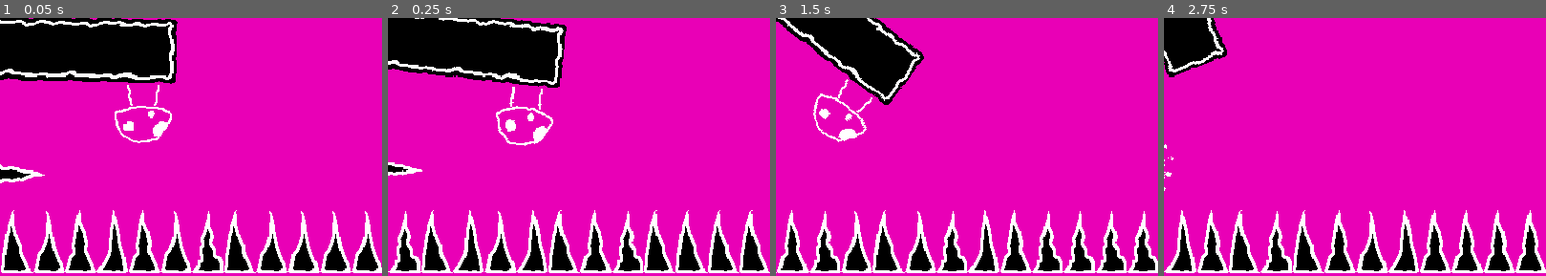
Above: before the commit, frames 1-4 (left to right).
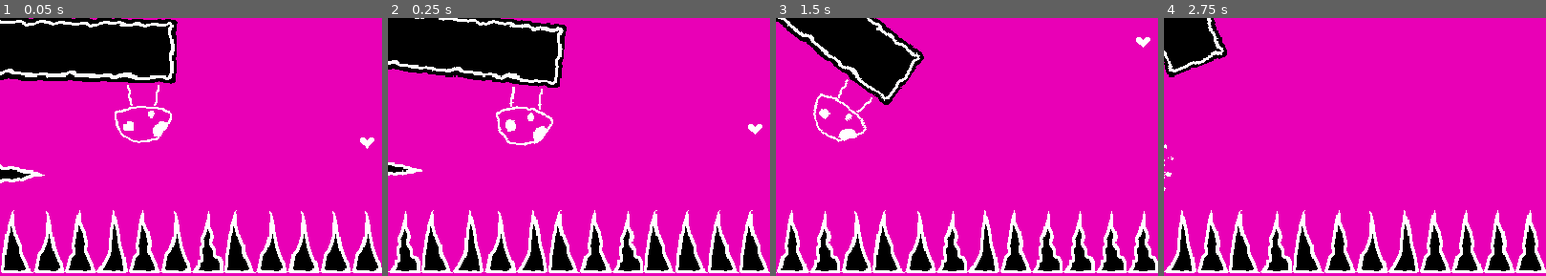
Above: after the commit, the same moments.

Repository: zombietfk/godot.games.bobs-platform-adventure
Game: Godot game, scene res://level/levels/caves/level_47.tscn
Two runs of this game, one before a commit and one after it. Both use one fixed random seed, a clock stepped at 60 frames per second and the inputs below. This scene is started directly instead of the project's main scene.
Inputs:
- Up to frame 1 (0.05 s): no input
- Up to frame 2 (0.25 s): no input
- Up to frame 3 (1.5 s): tap Enter (interaction) at 0.5 s; hold Down (aim_down) 0.53-1.28 s; hold Right (move_right) from 0.53 s (still down); tap Space (jump) at 0.77, 1.07 s; tap Up (aim_up) at 1.35 s
- Up to frame 4 (2.75 s): tap Space (jump) at 1.52, 1.82 s; release Right (move_right) at 2.03 s; hold Left (move_left) from 2.03 s (still down); tap Enter (interaction) at 2.1 s
The pictures show only the part of the screen within x 48-98%, y 0-50%; the shares and areas given below are measured in that part.

The runs differ from the first frame. In frame 1, 0.1% of the frame differs, in the area x 94-98%, y 46-51%; in frame 2, less than 0.1%; in frame 3, less than 0.1%; in frame 4, nothing differs.
Error before the commit: Invalid access to property or key 'music' on a base object of type 'Nil'. (res://level/level.gd:24)
Error after the commit: Invalid access to property or key 'persistant_trigger_labels' on a base object of type 'Nil'. (res://objects/health_upgrade_item.gd:6)

Commit message:
Added more hp up items to game

Diff:
--- a/level/levels/caves/level_17.tscn
+++ b/level/levels/caves/level_17.tscn
@@ -7,6 +7,7 @@
 [ext_resource type="PackedScene" uid="uid://bkb14r24qkb5h" path="res://objects/traps/boulder/factory/create_boulder_on_switch_press.tscn" id="6_77gkp"]
 [ext_resource type="PackedScene" uid="uid://na80be7hljms" path="res://objects/web/web.tscn" id="7_3rose"]
 [ext_resource type="PackedScene" uid="uid://c0f040qno7j70" path="res://objects/switch/switch_area.tscn" id="7_w2xo2"]
+[ext_resource type="PackedScene" uid="uid://bvqby3mtmw7qn" path="res://objects/health_upgrade_item.tscn" id="8_kh8ow"]
 [ext_resource type="Texture2D" uid="uid://bd4mebmw75evm" path="res://objects/danger_area_spritesheet.png" id="8_n3wck"]
 
 [sub_resource type="AtlasTexture" id="AtlasTexture_bk054"]
@@ -199,6 +200,25 @@
 [node name="Web22" parent="." unique_id=724530248 instance=ExtResource("7_3rose")]
 position = Vector2(736, 576)
 
+[node name="Web26" parent="." unique_id=1174359431 instance=ExtResource("7_3rose")]
+position = Vector2(736, 512)
+
+[node name="Web34" parent="." unique_id=1202779114 instance=ExtResource("7_3rose")]
+position = Vector2(736, 448)
+
+[node name="Web60" parent="." unique_id=171409747 instance=ExtResource("7_3rose")]
+position = Vector2(680, 408)
+
+[node name="Web77" parent="." unique_id=204498094 instance=ExtResource("7_3rose")]
+position = Vector2(680, 344)
+
+[node name="Web78" parent="." unique_id=1336274092 instance=ExtResource("7_3rose")]
+position = Vector2(616, 320)
+
+[node name="HealthUpgradeItem" parent="Web78" unique_id=505655237 instance=ExtResource("8_kh8ow")]
+position = Vector2(0, 64)
+pickup_unique_name = "level_17_hp_up"
+
 [node name="Web23" parent="." unique_id=1849807487 instance=ExtResource("7_3rose")]
 position = Vector2(736, 640)
 
--- a/level/levels/caves/level_28_A.tscn
+++ b/level/levels/caves/level_28_A.tscn
@@ -13,26 +13,26 @@
 [sub_resource type="RectangleShape2D" id="RectangleShape2D_7nrx0"]
 size = Vector2(16, 23.703701)
 
-[node name="Level_28" type="Node2D" node_paths=PackedStringArray("spawn_locations")]
+[node name="Level_28" type="Node2D" unique_id=1170194138 node_paths=PackedStringArray("spawn_locations")]
 script = ExtResource("1_7nrx0")
 level_binding_box = Rect2(-64, 256, 640, 800)
 spawn_locations = [NodePath("EntrySpawnPoint"), NodePath("ReturnSpawnPoint")]
 
-[node name="EntrySpawnPoint" type="Marker2D" parent="."]
+[node name="EntrySpawnPoint" type="Marker2D" parent="." unique_id=994614413]
 position = Vector2(128, 736)
 
-[node name="ReturnSpawnPoint" type="Marker2D" parent="."]
+[node name="ReturnSpawnPoint" type="Marker2D" parent="." unique_id=1703516753]
 position = Vector2(416, 736)
 
-[node name="Level" type="TileMapLayer" parent="."]
+[node name="Level" type="TileMapLayer" parent="." unique_id=1738967908]
 position = Vector2(0, -192)
 tile_map_data = PackedByteArray("AAADAA8AAgAHAAEAAAAEAA8AAgAIAAEAAAAFAA8AAgAJAAEAAAAJAAwAAgABAAIAAAAJAA0AAgABAAIAAAAJAA …(320 unchanged characters)…
 tile_set = ExtResource("2_nhsyw")
 
-[node name="MiniLevel" type="TileMapLayer" parent="Level"]
+[node name="MiniLevel" type="TileMapLayer" parent="Level" unique_id=1386256094]
 tile_set = ExtResource("3_77eh8")
 
-[node name="ToNextLevelTeleportZone" parent="." instance=ExtResource("4_r7mfe")]
+[node name="ToNextLevelTeleportZone" parent="." unique_id=697857677 instance=ExtResource("4_r7mfe")]
 position = Vector2(480, 832)
 rotation = 1.5707964
 scale = Vector2(4, 8.1)
@@ -44,7 +44,7 @@
 position = Vector2(0, -3.8146973e-06)
 shape = SubResource("RectangleShape2D_rs37s")
 
-[node name="ToPreviousLevelTeleportZone" parent="." instance=ExtResource("4_r7mfe")]
+[node name="ToPreviousLevelTeleportZone" parent="." unique_id=543777243 instance=ExtResource("4_r7mfe")]
 position = Vector2(96, 832)
 rotation = 1.5707964
 scale = Vector2(4, 8.1)
@@ -55,34 +55,35 @@
 [node name="CollisionShape2D" parent="ToPreviousLevelTeleportZone" index="0"]
 shape = SubResource("RectangleShape2D_7nrx0")
 
-[node name="HealthUpgradeItem" parent="." instance=ExtResource("6_rs37s")]
+[node name="HealthUpgradeItem" parent="." unique_id=1649751264 instance=ExtResource("6_rs37s")]
 position = Vector2(288, 416)
+pickup_unique_name = "level_28_a_hp_up"
 
-[node name="Bat" parent="." instance=ExtResource("7_7nrx0")]
+[node name="Bat" parent="." unique_id=1592842538 instance=ExtResource("7_7nrx0")]
 position = Vector2(32, 608)
 
 [node name="PlayerBelowCheckRaycast2D" parent="Bat" index="3"]
 target_position = Vector2(256, 160)
 
-[node name="Bat2" parent="." instance=ExtResource("7_7nrx0")]
+[node name="Bat2" parent="." unique_id=1933206135 instance=ExtResource("7_7nrx0")]
 position = Vector2(96, 608)
 
 [node name="PlayerBelowCheckRaycast2D" parent="Bat2" index="3"]
 target_position = Vector2(128, 160)
 
-[node name="Bat3" parent="." instance=ExtResource("7_7nrx0")]
+[node name="Bat3" parent="." unique_id=1380043762 instance=ExtResource("7_7nrx0")]
 position = Vector2(160, 608)
 
-[node name="Bat7" parent="." instance=ExtResource("7_7nrx0")]
+[node name="Bat7" parent="." unique_id=14129945 instance=ExtResource("7_7nrx0")]
 position = Vector2(416, 608)
 
-[node name="Bat8" parent="." instance=ExtResource("7_7nrx0")]
+[node name="Bat8" parent="." unique_id=279072404 instance=ExtResource("7_7nrx0")]
 position = Vector2(480, 608)
 
 [node name="PlayerBelowCheckRaycast2D" parent="Bat8" index="3"]
 target_position = Vector2(-128, 160)
 
-[node name="Bat9" parent="." instance=ExtResource("7_7nrx0")]
+[node name="Bat9" parent="." unique_id=424250416 instance=ExtResource("7_7nrx0")]
 position = Vector2(544, 608)
 
 [node name="PlayerBelowCheckRaycast2D" parent="Bat9" index="3"]
--- a/level/levels/caves/level_38.tscn
+++ b/level/levels/caves/level_38.tscn
@@ -2443,7 +2443,7 @@
 
 [node name="HealthUpgradeItem" parent="." unique_id=1727710538 instance=ExtResource("6_7h6xf")]
 position = Vector2(-736, 224)
-pickup_unique_name = "hp_pickup_2"
+pickup_unique_name = "level_38_hp_up"
 
 [node name="Switch" parent="." unique_id=874433171 instance=ExtResource("7_wtvq0")]
 position = Vector2(960, 64)
--- a/level/levels/caves/level_47.tscn
+++ b/level/levels/caves/level_47.tscn
@@ -10,6 +10,7 @@
 [ext_resource type="PackedScene" uid="uid://c1fppnc76mn0n" path="res://enemies/mushroom/mushroom.tscn" id="8_cslax"]
 [ext_resource type="PackedScene" uid="uid://dqf5epnakyje8" path="res://objects/door/door.tscn" id="8_eg3l2"]
 [ext_resource type="PackedScene" uid="uid://bus2730on4ksk" path="res://objects/switch/floor_switch.tscn" id="8_pau4w"]
+[ext_resource type="PackedScene" uid="uid://bvqby3mtmw7qn" path="res://objects/health_upgrade_item.tscn" id="9_n5plr"]
 [ext_resource type="Script" uid="uid://jen8d055ikgk" path="res://objects/abstract/move_on_switch_activated/move_on_switch_activated.gd" id="9_n8bh1"]
 [ext_resource type="PackedScene" uid="uid://ctot71jpjx0j0" path="res://enemies/imp/flying/flying_imp.tscn" id="12_pu2cg"]
 
@@ -88,6 +89,10 @@
 position = Vector2(64, 128)
 rotation = 1.5707964
 
+[node name="HealthUpgradeItem" parent="Path2DCyclical/PathFollow2D" unique_id=712384853 instance=ExtResource("9_n5plr")]
+position = Vector2(416, 96)
+pickup_unique_name = "level_47_hp_up"
+
 [node name="Path2DCyclical2" type="Path2D" parent="." unique_id=1206210505]
 position = Vector2(736, -96)
 curve = SubResource("Curve2D_qeonq")
--- a/project.godot
+++ b/project.godot
@@ -17,7 +17,6 @@
 config/name="Bobs-Platform-Adventure"
 run/main_scene="uid://dhlm8oerqsx8g"
 config/features=PackedStringArray("4.6", "GL Compatibility")
-boot_splash/bg_color=Color(0, 0, 0, 1)
 boot_splash/show_image=false
 config/icon="res://icon.svg"
 
--- a/project_time_traker.json
+++ b/project_time_traker.json
@@ -1,9 +1,9 @@
 {
-  "2D": 70708.5118801593,
+  "2D": 71108.5791561603,
   "AFK": 530.968808412552,
   "AssetLib": 818.369792461395,
-  "Editor": 503101.31673503,
-  "External": 357373.512925387,
-  "Game": 37026.6099700929,
+  "Editor": 503613.75807047,
+  "External": 357411.509005547,
+  "Game": 37100.9879493714,
   "Script": 37174.3121669293
 }
Not shown: 1 places in level/levels/caves/level_28_A.tscn that only renumber resources
